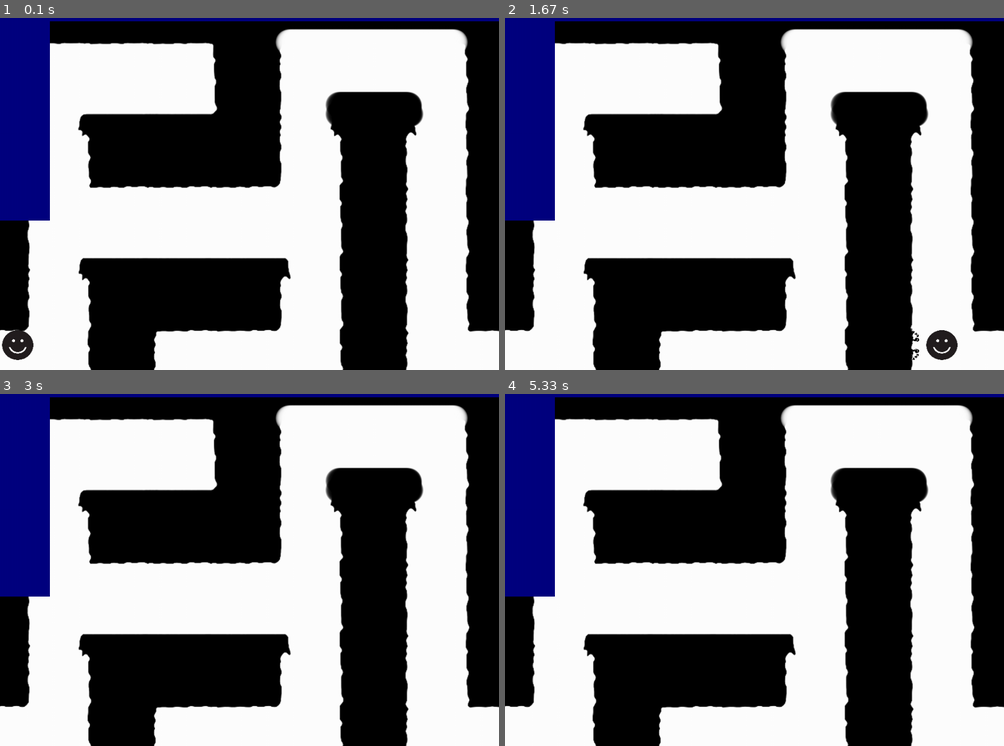
Above: before the commit, frames 1-4 (two rows, left to right).
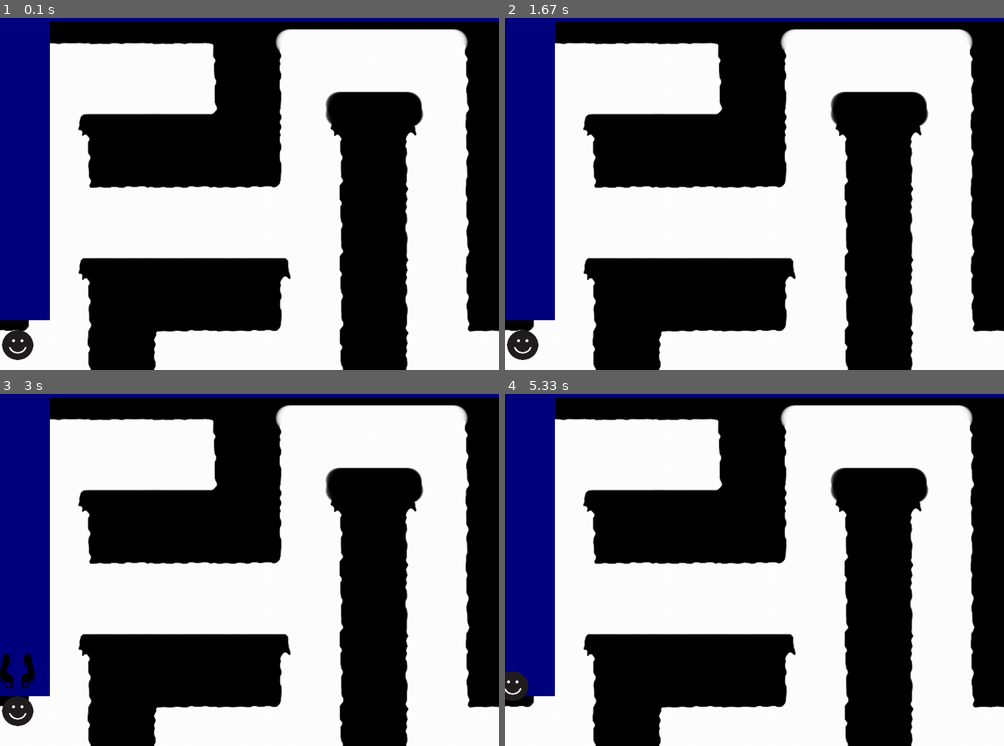
Above: after the commit, the same moments.

Repository: Davidmarmit/PyGame_Ex3
Game: pygame game, started from main.py
Same seed, same stepped clock (60 frames per second), same inputs: the game is played once before the commit and once after it.
Inputs:
- Up to frame 1 (0.1 s): no input
- Up to frame 2 (1.67 s): hold Right 0.33-0.8 s; hold Up 0.83-1.3 s
- Up to frame 3 (3 s): hold Left 1.92-2.47 s; hold Down from 2.5 s (still down)
- Up to frame 4 (5.33 s): release Down at 3.23 s; hold Left 3.27-4.13 s; hold Up 4.17-5.12 s; hold Right from 5.15 s (still down)

The runs differ from the first frame. In frame 1, 2.8% of the frame differs, in the area x 0-10%, y 57-86%; in frame 2, 3.7%, in the area x 0-91%, y 57-98%; in frame 3, 3.0%; in frame 4, 2.9%.

Commit message:
IQA 02/03: eddited keyDown, errorCollide

Diff:
--- a/Obstacle.py
+++ b/Obstacle.py
@@ -3,10 +3,16 @@
 
 class Obstacle(pygame.sprite.Sprite):
     def __init__(self, screen, size_x, size_y):
-        super().__init__()
-        self.wall = pygame.Surface((size_x, size_y))
-        self.wall.fill((0, 0, 128))
+        # super().__init__()
+        pygame.sprite.Sprite.__init__(self)
+        self.size_x = size_x
+        self.size_y = size_y
         self.screen = screen
-        self.rect = self.wall.get_rect()
-        self.screen.blit(self.wall, (0, 0))
-        #pygame.draw.rect(screen, (0, 0, 128), (0, 0, size_x, size_y))
+        self.image = pygame.Surface((size_x, size_y))
+        self.image.fill((0, 0, 128))
+        self.rect = self.image.get_rect()
+        self.update_obstacle()
+        # pygame.draw.rect(screen, (0, 0, 128), (0, 0, size_x, size_y))
+
+    def update_obstacle(self):
+        self.screen.blit(self.image, (0, 0))
--- a/Player.py
+++ b/Player.py
@@ -3,21 +3,31 @@
 from Obstacle import Obstacle
 
 
+# class Player
 class Player(pygame.sprite.Sprite):
+    # constructor Player: needs display, and start position
     def __init__(self, screen, x, y):
-        super().__init__()
+        # super().__init__()
+        pygame.sprite.Sprite.__init__(self)
+
         self.screen = screen
         self.face = pygame.image.load('images/player.png')
         self.face = pygame.transform.scale(self.face, (70, 70))
         self.x = x
         self.y = y
         self.obstacles = pygame.sprite.Group()
-        self.load_player()
+
         self.footprints = []
         self.rect = self.face.get_rect()
+        self.load_player()
 
     def load_player(self):
         self.set_background()
+        obstacle = Obstacle(self.screen, 1000, 100)
+        obstacle2 = Obstacle(self.screen, 100, 700)
+        self.obstacles.add(obstacle)
+        self.obstacles.add(obstacle2)
+
         self.screen.blit(self.face, (self.x, self.y))
         pygame.display.flip()
         pygame.display.update()
@@ -25,24 +35,36 @@
     def handle_keys(self):
         key = pygame.key.get_pressed()
         if key[pygame.K_LEFT]:
-            self.set_background()
-            self.x += 50
-            self.set_footprints(90)
-            self.x -= 80
-            self.screen.blit(self.face, (self.x, self.y))
+            self.rect.move_ip(self.x - 50, self.y)
+            if not self.collide_obstacle():
+                self.set_background()
+                self.x += 50
+                self.set_footprints(90)  # angle rotation
+                self.x -= 100
+                self.screen.blit(self.face, (self.x, self.y))
+            else:
+                self.rect.move_ip(self.x + 50, self.y)
         if key[pygame.K_RIGHT]:
-            self.set_background()
-            self.x -= 50
-            self.set_footprints(-90)
-            self.x += 80
-            self.screen.blit(self.face, (self.x, self.y))
+            if not self.collide_obstacle():
+                self.set_background()
+                self.x -= 50
+                self.set_footprints(-90)
+                self.x += 80
+                self.screen.blit(self.face, (self.x, self.y))
         if key[pygame.K_UP]:
-            if not self.collides_obstacle():
+            self.y -= 50
+            #self.rect.move_ip(self.x, self.y)
+            if not self.collide_obstacle():
+                print("bien")
                 self.set_background()
-                self.y += 50
-                self.set_footprints(360)
-                self.y -= 80
+                # self.y += 50
+                # self.set_footprints(360)
+                # self.y -= 100
                 self.screen.blit(self.face, (self.x, self.y))
+            else:
+                pass
+                #self.y += 50
+                #self.rect.move_ip(self.x, self.y)
 
         if key[pygame.K_DOWN]:
             self.set_background()
@@ -62,26 +84,18 @@
         background = pygame.image.load("images/mazeOK.png").convert_alpha()
         background = pygame.transform.scale(background, (1000, 1000))
         self.screen.blit(background, (0, 0))
-        self.create_obstacles()
+        self.update_obstacles()  # update obstacles
 
-    def create_obstacles(self):
-        # self.rect3 = pygame.draw.rect(screen, (0, 128, 128), (400, 0, 100, 400))
-        obstacle = Obstacle(self.screen, 10000, 100)
-        obstacle2 = Obstacle(self.screen, 100, 500)
-        self.obstacles.add(Obstacle(self.screen, 10000, 100))
-        self.obstacles.add(Obstacle(self.screen, 100, 500))
+    def update_obstacles(self):
+        for obstacle in self.obstacles:
+            obstacle.update_obstacle()
 
-    # surface fill get rect
-    def collides_obstacle(self):
+    # if player collides with any obstacle
+    def collide_obstacle(self):
         collide = False
-        for obstacle in self.obstacles:
-            # if self.rect.colliderect(obstacle):
-            if pygame.sprite.spritecollideany(self, self.obstacles):
-                print("a")
-                collide = True
+        # if pygame.sprite.spritecollideany(self, self.obstacles):
+        if pygame.sprite.spritecollide(self, self.obstacles, False):
+            print("collide")
+            collide = True
 
         return collide
-
-        # if pygame.sprite.spritecollide(self, self.obstacles, False):
-        #   return True
-        # return False
--- a/main.py
+++ b/main.py
@@ -5,6 +5,7 @@
 
 
 def set_background():
+    pass
     background = pygame.image.load("images/mazeOK.png").convert_alpha()
     background = pygame.transform.scale(background, (1000, 1000))
     screen.blit(background, (0, 0))
@@ -21,7 +22,6 @@
     set_background()
     player = Player(screen, 0, 715)
 
-
     icon = pygame.image.load("images/logo.png").convert_alpha()
     pygame.display.set_icon(icon)
 
@@ -33,10 +33,12 @@
         for event in pygame.event.get():
             if event.type == pygame.QUIT:
                 running = False
+            if event.type == pygame.KEYDOWN:
+                player.handle_keys()
+                pygame.display.update()
 
-        player.handle_keys()
+        # player.handle_keys()
+        # pygame.display.update()
 
-        pygame.display.update()
-
-    clock.tick(40)
+    clock.tick(100)
 pygame.quit()
Empty file removed: Display.py
